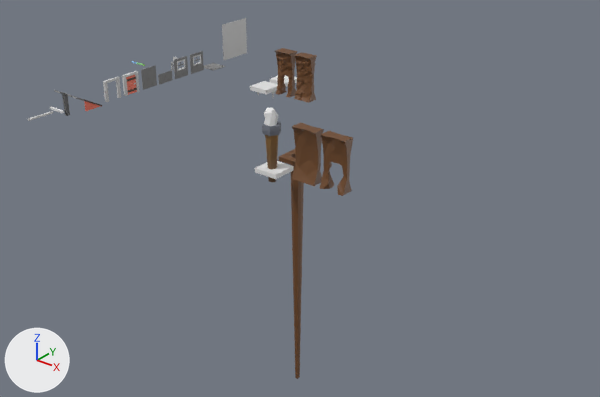
The Blender file Project/Blender/HouseParts.blend, before and after one commit.
Camera for both pictures: a 50 mm lens placed at (36.1, -42.1, 24.5), pointed at (-3.9, 8.0, -6.6). The lights are fixed; the arrows at lower left show +X, +Y and +Z.
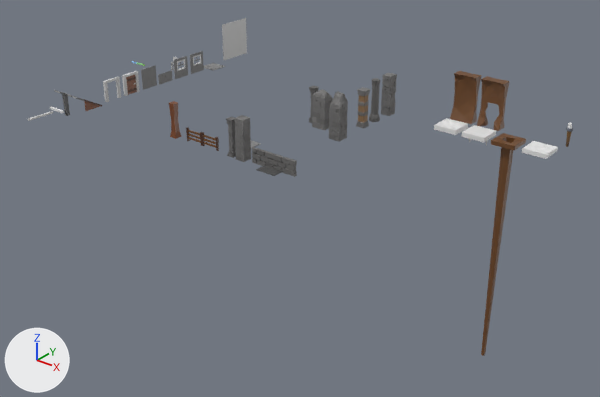
The change, as a diff of the scene's bpy script:
```diff
--- a/Project/Blender/HouseParts.blend.py
+++ b/Project/Blender/HouseParts.blend.py
@@ ob_cube_003 @@
 ob_cube_003 = bpy.data.objects.new('Cube.003', me_cube_019)
-ob_cube_003.location = (-12.66, 16.48, 0.06)
+ob_cube_003.location = (5.81, 15.55, 0.06)
 ob_cube_003.scale = (1.0, 1.0, 0.197)
@@ ob_cube_004 @@
 ob_cube_004 = bpy.data.objects.new('Cube.004', me_cube_004)
-ob_cube_004.location = (3.07, 0.0, 0.0)
+ob_cube_004.location = (5.78, 17.69, 0.0)
 ob_cube_004.scale = (0.37, 0.85, 1.0)
@@ ob_cube_005 @@
-ob_cube_005 = bpy.data.objects.new('Cube.005', me_cube_016)
@@ ob_cube_007 @@
 ob_cube_007 = bpy.data.objects.new('Cube.007', me_cube_023)
-ob_cube_007.location = (-12.66, 13.69, 0.06)
+ob_cube_007.location = (8.34, 15.53, 0.06)
 ob_cube_007.scale = (1.0, 1.0, 0.197)
@@ ob_cube_006 @@
-ob_cube_006 = bpy.data.objects.new('Cube.006', me_cube_006)
@@ ob_cube_011 @@
 ob_cube_011 = bpy.data.objects.new('Cube.011', me_cube_007)
-ob_cube_011.location = (5.55, 0.0, 0.0)
+ob_cube_011.location = (8.26, 17.69, 0.0)
 ob_cube_011.scale = (0.37, 0.85, 1.0)
@@ ob_cube @@
 ob_cube = bpy.data.objects.new('Cube', me_cube)
-ob_cube.location = (0.0, 0.0, 0.0)
+ob_cube.location = (13.51, 15.55, 0.0)
 ob_cube.scale = (1.0, 1.0, 0.17)
@@ ob_cube_008 @@
 ob_cube_008 = bpy.data.objects.new('Cube.008', me_cube_027)
-ob_cube_008.location = (0.0, 2.71, 0.0)
+ob_cube_008.location = (10.89, 15.58, 0.0)
 ob_cube_008.scale = (1.0, 1.0, 0.17)
@@ ob_light_08_001 @@
 ob_light_08_001 = bpy.data.objects.new('Light_08.001', me_mesh_002)
-ob_light_08_001.location = (0.0, -0.18, 2.36)
+ob_light_08_001.location = (16.0, 14.35, 2.36)
 ob_light_08_001.rotation_euler = (1.571, 0.0, 0.0)  # degrees (90, 0, 0)
-ob_light_08_001.scale = (8.95, 8.95, 8.95)
+ob_light_08_001.scale = (2.94, 2.94, 2.94)
@@ ob_woodenground_002 @@
+ob_woodenground_002 = bpy.data.objects.new('WoodenGround.002', me_cube_021)  # 140 vertices, 130 faces; spans x -0.85..0.85, y -0.85..0.85, z 0.0..0.07; in mat_stone (dark grey #585858)
+ob_woodenground_002.location = (0.04, -0.19, 0.07)
@@ ob_column_08 @@
+ob_column_08 = bpy.data.objects.new('Column_08', me_mesh_010)  # 158 vertices, 312 faces; spans x -0.5..0.51, y 0.0..2.58, z -0.49..0.51; in mat_dungeon_mat_01_008 (picture img_base_color_texture)
+ob_column_08.location = (-2.47, 9.11, 0.0)
+ob_column_08.rotation_euler = (1.571, 0.0, 0.0)  # degrees (90, 0, 0)
+ob_column_08.scale = (1.26, 1.26, 1.26)
@@ ob_column_07 @@
+ob_column_07 = bpy.data.objects.new('Column_07', me_mesh_009)  # 265 vertices, 526 faces; spans x -0.5..0.51, y 0.0..3.57, z -0.51..0.51; in mat_dungeon_mat_01_007 (picture img_base_color_texture_009)
+ob_column_07.location = (0.0, 7.8, 0.0)
+ob_column_07.rotation_euler = (1.571, 0.0, 0.0)  # degrees (90, 0, 0)
+ob_column_07.scale = (1.05, 1.05, 1.05)
@@ ob_column_06 @@
+ob_column_06 = bpy.data.objects.new('Column_06', me_mesh_008)  # 457 vertices, 910 faces; spans x -0.5..0.51, y 0.0..4.0, z -0.51..0.52; in mat_dungeon_mat_01_006 (picture img_base_color_texture_008)
+ob_column_06.location = (0.0, 15.01, 0.0)
+ob_column_06.rotation_euler = (1.571, 0.0, 0.0)  # degrees (90, 0, 0)
+ob_column_06.scale = (0.862, 0.862, 0.862)
@@ ob_column_05 @@
+ob_column_05 = bpy.data.objects.new('Column_05', me_mesh_007)  # 989 vertices, 1974 faces; spans x -0.51..0.51, y 0.0..4.0, z -0.52..0.52; in mat_dungeon_mat_01_005 (picture img_base_color_texture_007)
+ob_column_05.location = (-2.99, 0.0, 0.0)
+ob_column_05.rotation_euler = (1.571, 0.0, 0.0)  # degrees (90, 0, 0)
+ob_column_05.scale = (0.819, 0.819, 0.819)
@@ ob_column_04 @@
+ob_column_04 = bpy.data.objects.new('Column_04', me_mesh_006)  # 91 vertices, 178 faces; spans x -0.48..0.49, y 0.0..4.0, z -0.48..0.48; in mat_dungeon_mat_01_004 (picture img_base_color_texture_006)
+ob_column_04.location = (0.0, 12.96, 0.0)
+ob_column_04.rotation_euler = (1.571, 0.0, 0.0)  # degrees (90, 0, 0)
+ob_column_04.scale = (0.884, 0.884, 0.884)
@@ ob_column_03 @@
+ob_column_03 = bpy.data.objects.new('Column_03', me_mesh_005)  # 274 vertices, 544 faces; spans x -0.49..0.49, y 0.0..4.0, z -0.49..0.49; in mat_dungeon_mat_01_003 (picture img_base_color_texture_005)
+ob_column_03.location = (0.0, 11.23, 0.0)
+ob_column_03.rotation_euler = (1.571, 0.0, 0.0)  # degrees (90, 0, 0)
+ob_column_03.scale = (0.787, 0.787, 0.787)
@@ ob_column_02 @@
+ob_column_02 = bpy.data.objects.new('Column_02', me_mesh_004)  # 120 vertices, 236 faces; spans x -0.39..0.39, y 0.0..4.0, z -0.39..0.39; in mat_dungeon_mat_01_002 (picture img_base_color_texture_004)
+ob_column_02.location = (-4.06, 0.0, 0.0)
+ob_column_02.rotation_euler = (1.571, 0.0, 0.0)  # degrees (90, 0, 0)
+ob_column_02.scale = (0.745, 0.745, 0.745)
@@ ob_column_01 @@
+ob_column_01 = bpy.data.objects.new('Column_01', me_mesh_003)  # 49 vertices, 94 faces; spans x -0.39..0.39, y 0.0..4.0, z -0.39..0.39; in mat_dungeon_mat_01 (picture img_base_color_texture_003)
+ob_column_01.location = (-3.71, 9.48, 0.0)
+ob_column_01.rotation_euler = (1.571, 0.0, 0.0)  # degrees (90, 0, 0)
+ob_column_01.scale = (0.756, 0.756, 0.756)
@@ ob_wall_02 @@
+ob_wall_02 = bpy.data.objects.new('Wall_02', me_mesh_001)  # 394 vertices, 848 faces; spans x -2.0..2.0, y -0.16..0.16, z 0.0..1.21; in mat_dungeon_mat_01_053 (picture img_base_color_texture_001)
+ob_wall_02.location = (0.0, 0.0, 0.0)
@@ ob_wall_07 @@
+ob_wall_07 = bpy.data.objects.new('Wall_07', me_cube_084)  # 21 vertices, 23 faces; spans x -0.32..0.32, y -0.32..0.32, z 0.0..2.84; in mat_wood (red #e7684e)
+ob_wall_07.location = (-10.24, 0.0, 0.0)
@@ ob_fence_01 @@
+ob_fence_01 = bpy.data.objects.new('Fence_01', me_cube_044)  # 80 vertices, 60 faces; spans x -0.83..2.49, y -0.08..0.08, z 0.0..1.1; in mat_egidio (brown #6e4725), mat_dark_wood (brown #4e3021)
+ob_fence_01.location = (-8.08, 0.0, 0.0)
```

Changed parts and their boxes (x1, y1, x2, y2) in the pictures (600 x 397 px):
'Cube.008', moved: before (279, 149, 304, 379); after (481, 133, 526, 356)
'Cube.004', moved: before (292, 123, 324, 186); after (450, 71, 482, 124)
'Cube.011', moved: before (320, 131, 353, 196); after (477, 76, 510, 131)
'Light_08.001', moved, rescaled: before (262, 108, 281, 182); after (566, 123, 573, 147)
'Cube.006', deleted (brown): before (294, 52, 317, 103)
'Column_07', added: after (329, 91, 348, 141)
'Cube', moved: before (255, 161, 293, 179); after (522, 141, 558, 159)
'Cube.005', deleted (brown): before (275, 48, 297, 98)
'Wall_02', added: after (252, 147, 297, 177)
'Column_05', added: after (234, 115, 251, 162)
'Cube.007', moved: before (250, 81, 278, 97); after (462, 125, 496, 146)
'Column_08', added: after (312, 89, 333, 130)
'Column_06', added: after (381, 73, 397, 116)
'Cube.003', moved: before (270, 75, 297, 87); after (434, 118, 468, 135)
'Column_03', added: after (356, 87, 370, 128)
'Column_04', added: after (369, 78, 380, 122)
'Wall_07', added: after (169, 101, 182, 139)
'Fence_01', added: after (186, 127, 219, 151)
'Column_02', added: after (226, 117, 236, 158)
'WoodenGround.002', added: after (256, 165, 282, 176)
'Column_01', added: after (309, 86, 319, 123)
